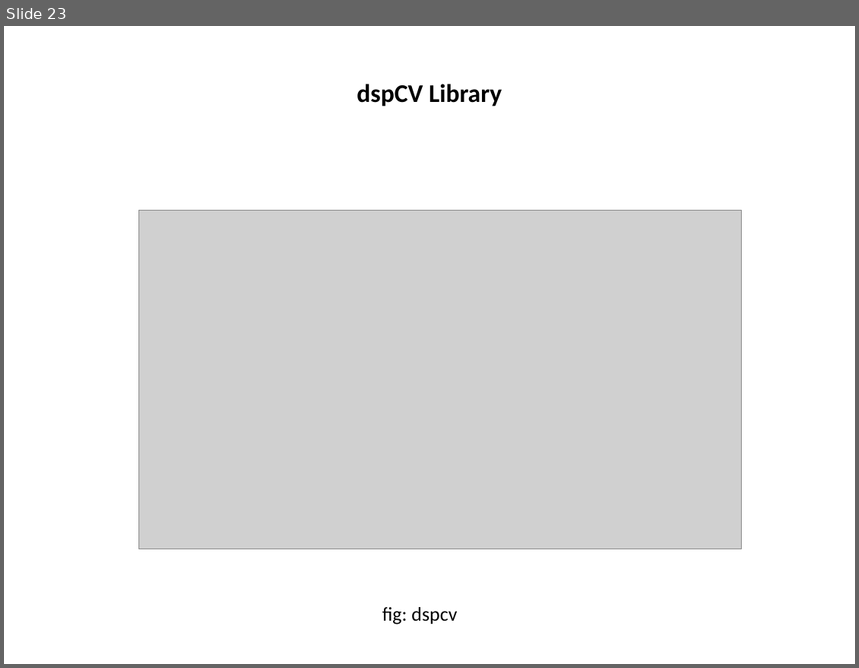
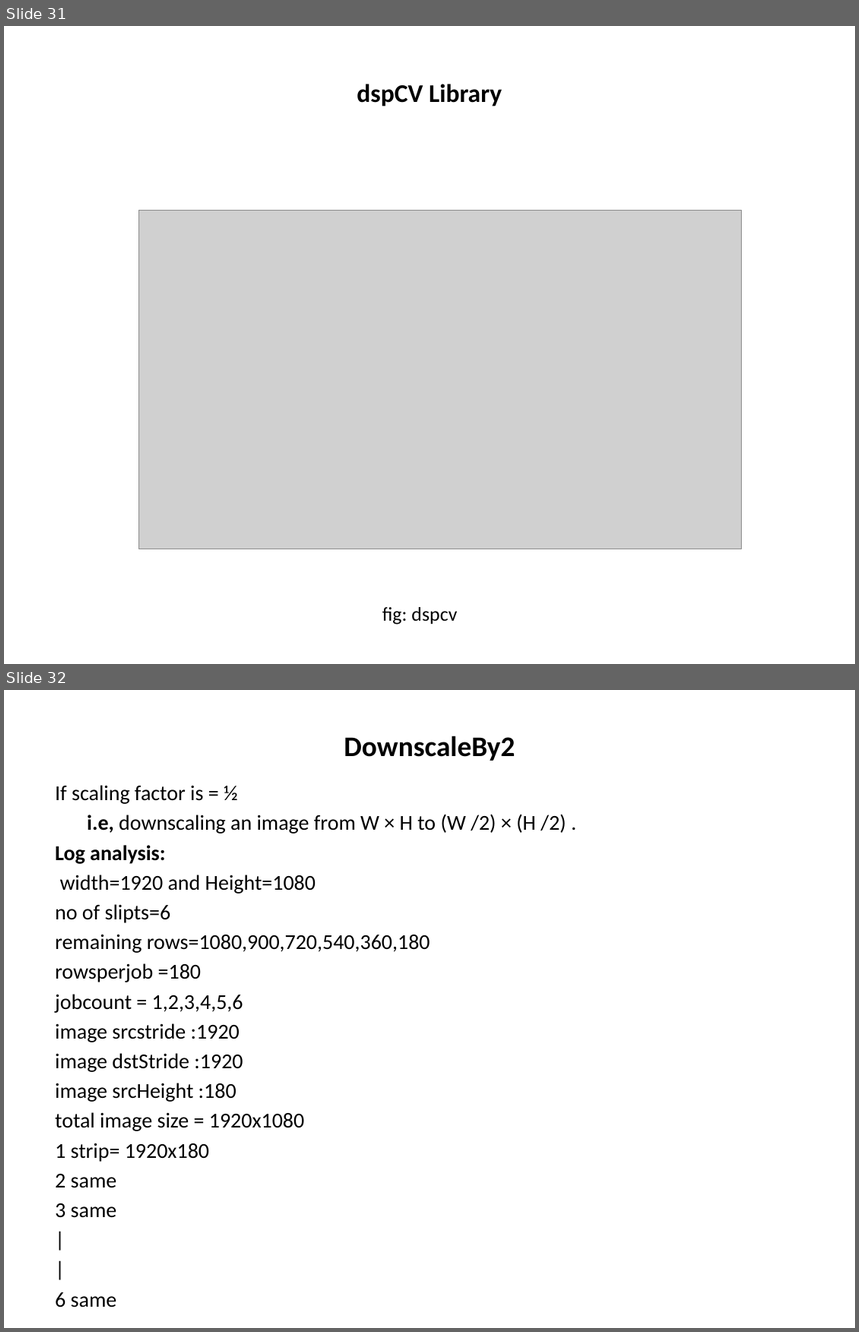
Before and after one commit to Bhagyalakshmi-Marem/TSHtraining, a slide deck: Hexagon_SDK/Docs/Hexagon_SDK_ppt.pptx. Shown one above the other, each under a label of ours: slide 23 before the commit, slides 31 and 32 after it. The pictures are 859x668 and 859x1332 pixels, drawn with LibreOffice and Linux fonts; fonts in the diff are those of the drawing; grey boxes stand for pictures. Boxes give left, top, right and bottom in pixels: in the first picture for what was removed or moved away, otherwise in the second. Text is boxed around its words. In the diff, an @@ line names an element or a change of style, - is before the commit and + after.

```diff
--- a/Hexagon_SDK/Docs/Hexagon_SDK_ppt.pptx
+++ b/Hexagon_SDK/Docs/Hexagon_SDK_ppt.pptx
@@ slide 32 added at <box>4,690,855,1328</box>, background #FFFFFF @@
@@ title added at <box>344,736,515,761</box>, 24 pt, text #000000, bold @@
+DownscaleBy2
@@ text added at <box>55,785,566,1308</box>, 18 pt, text #000000 @@
+If scaling factor is = ½
+i.e, downscaling an image from W × H to (W /2) × (H /2) .
+Log analysis:
+width=1920 and Height=1080
+no of slipts=6
+remaining rows=1080,900,720,540,360,180
+rowsperjob =180
+jobcount = 1,2,3,4,5,6
+image srcstride :1920
+image dstStride :1920
+image srcHeight :180
+total image size = 1920x1080
+1 strip= 1920x180
+2 same
+3 same
+|
+|
+6 same
@@ what was slide 23 is now slide 31 @@
```
Also in this commit, not shown: 8 slides changed, 8 other slides added, 1 other file.
